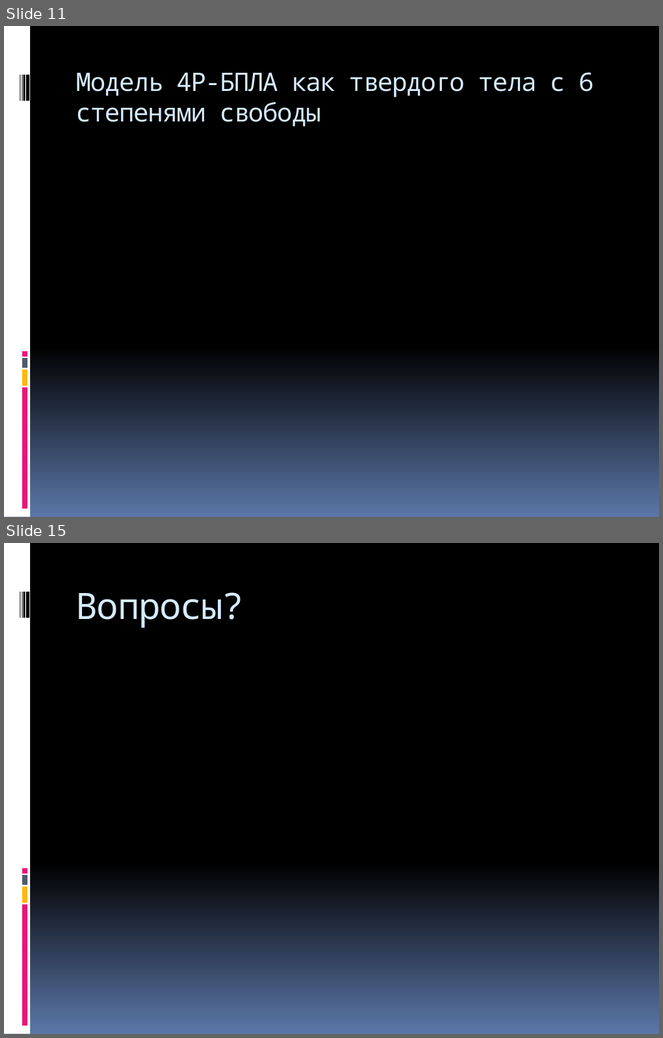
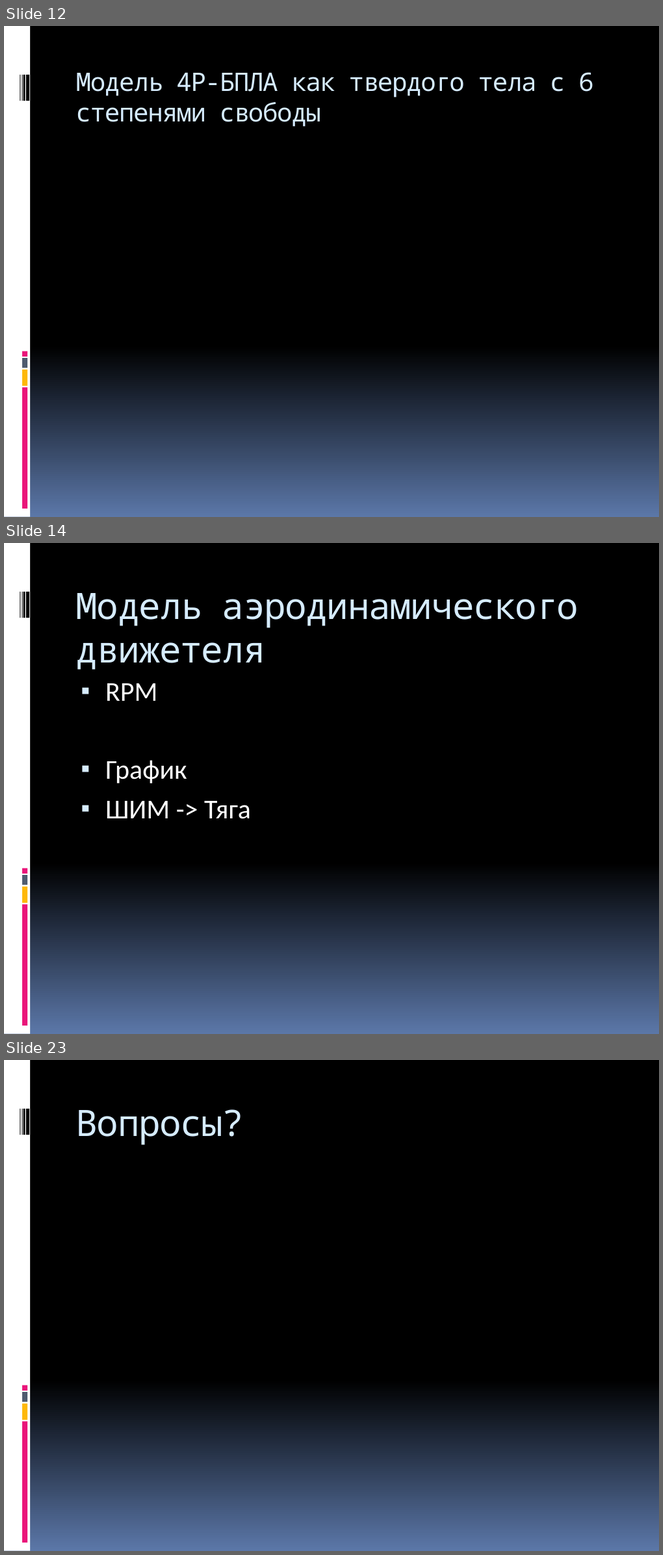
Before and after one commit to yaceq/quadro-xds, a slide deck: Docs/Medias2012.pptx. Shown one above the other, each under a label of ours: slides 11 and 15 before the commit, slides 12, 14 and 23 after it; the slides between them are not shown. The pictures are 663x1038 and 663x1555 pixels, drawn with LibreOffice and Linux fonts; fonts in the diff are those of the drawing. Boxes give left, top, right and bottom in pixels: in the first picture for what was removed or moved away, otherwise in the second. Text is boxed around its words. In the diff, an @@ line names an element or a change of style, - is before the commit and + after.

```diff
--- a/Docs/Medias2012.pptx
+++ b/Docs/Medias2012.pptx
@@ slide 14 added at [4,543,659,1034], background gradient #000000 to #5B77A8; not listed: 9 template elements that a slide beside it also shows @@
@@ title added at [76,593,579,670], 40 pt, text #D6ECFF @@
+Модель аэродинамического движетеля
@@ text added at [105,683,251,819], 30 pt, text #FFFFFF @@
+▪ RPM
+▪ График
+▪ ШИМ -> Тяга
@@ what was slide 11 is now slide 12 @@
@@ what was slide 15 is now slide 23 @@
```
Also in this commit, not shown: 2 slides changed, 8 other slides added, 1 slide removed, 1 other file.
